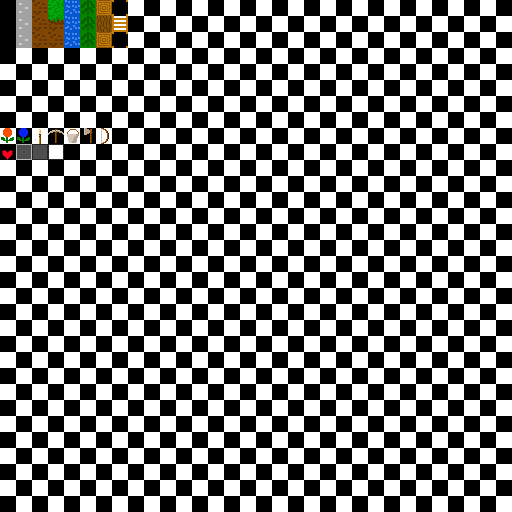
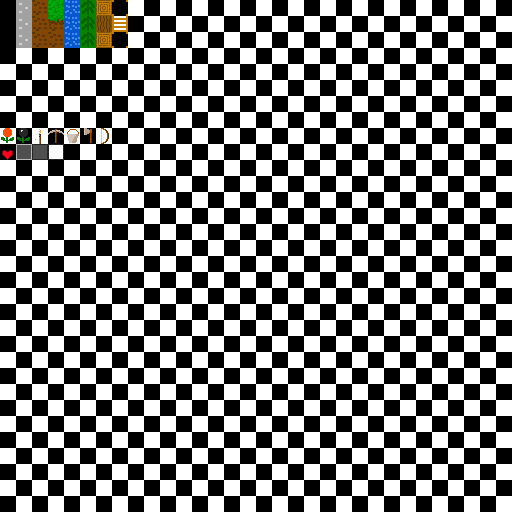
Two versions of the same layered image (w=512, h=512). Layer-by-layer changes:
painted on "レイヤー 32" over [19, 128, 28, 137]
